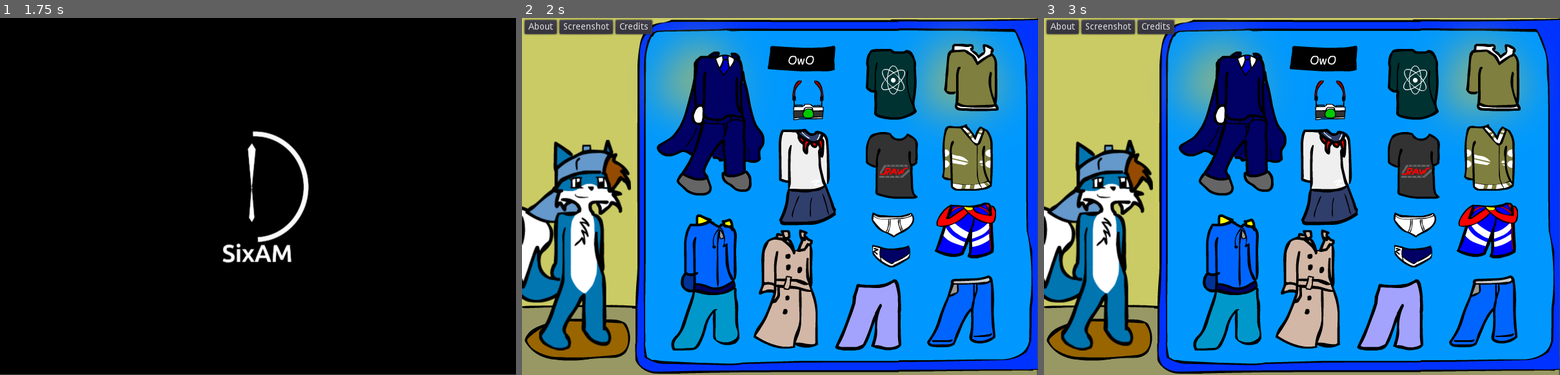
Above: before the commit, frames 1-3 (left to right).
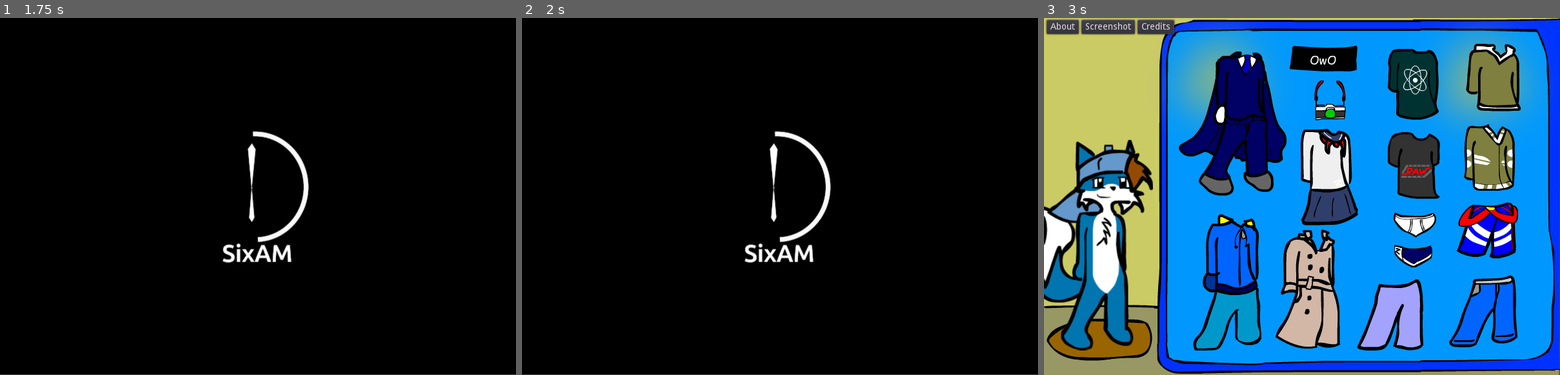
Above: after the commit, the same moments.

Repository: tonytins/dressupzack
Game: Godot game, scene res://Splash.tscn
Two runs of this game, one before a commit and one after it. Both use one fixed random seed, a clock stepped at 60 frames per second and the inputs below.
Inputs (mouse positions are in pixels of both pictures, inside the frame that each line leads up to):
- Up to frame 1 (1.75 s): tap Enter at 0.5 s; move the mouse to (371, 178) at 0.52 s; click (371, 178) at 0.67 s; tap Space at 1.25 s; drag from (154, 214) to (232, 267) at 1.27 s
- Up to frame 2 (2 s): no input
- Up to frame 3 (3 s): click (1415, 225) at 2.02 s; click (1415, 257) at 2.77 s

Frame 1 is identical in both runs. In frame 2, 89% of the frame differs, in the area x 0-100%, y 0-100%; in frame 3, nothing differs.

Commit message:
Added GPL license notice to code
- New boot splash
- Removed TS2 shirt asset

Diff:
--- a/Splash.tscn
+++ b/Splash.tscn
@@ -16,7 +16,7 @@
 [node name="Timer" type="Timer" parent="." index="1"]
 
 process_mode = 1
-wait_time = 2.0
+wait_time = 3.0
 one_shot = true
 autostart = true
 
--- a/project.godot
+++ b/project.godot
@@ -12,6 +12,7 @@
 
 config/name="Zack's Dress Up 1½"
 run/main_scene="res://Splash.tscn"
+boot_splash/image="res://assets/game splash.png"
 config/icon="res://icon.png"
 
 [display]
--- a/src/Interface.gd
+++ b/src/Interface.gd
@@ -1,3 +1,5 @@
+# Anthony Wilcox licenses this file to you under the GPL license.
+# See the LICENSE file in the project root for more information.
 extends Control
 
 onready var coming_soon_win = preload("res://windows/ComingSoon.tscn")
--- a/src/Splash.gd
+++ b/src/Splash.gd
@@ -1,3 +1,5 @@
+# Anthony Wilcox licenses this file to you under the GPL license.
+# See the LICENSE file in the project root for more information.
 extends Node
 
 func _on_Timer_timeout():
--- a/src/WindowControl.gd
+++ b/src/WindowControl.gd
@@ -1,3 +1,5 @@
+# Anthony Wilcox licenses this file to you under the GPL license.
+# See the LICENSE file in the project root for more information.
 extends Control
 
 const DEFUALT_CONTENT_HEIGHT = 216
--- a/src/drag.gd
+++ b/src/drag.gd
@@ -1,3 +1,5 @@
+# Anthony Wilcox licenses this file to you under the GPL license.
+# See the LICENSE file in the project root for more information.
 extends TextureButton
 
 var item_pos = null
--- a/widgets/WindowControl.tscn
+++ b/widgets/WindowControl.tscn
@@ -2,7 +2,7 @@
 
 [ext_resource path="res://src/WindowControl.gd" type="Script" id=1]
 
-[node name="WindowControl" type="Control" index="0"]
+[node name="WindowControl" type="Control"]
 
 anchor_left = 0.0
 anchor_top = 0.0
Binary file added: assets/game splash.png
Not shown, changed: assets/game splash.png.import
Binary file removed: assets/ts2nl shirt1.png
